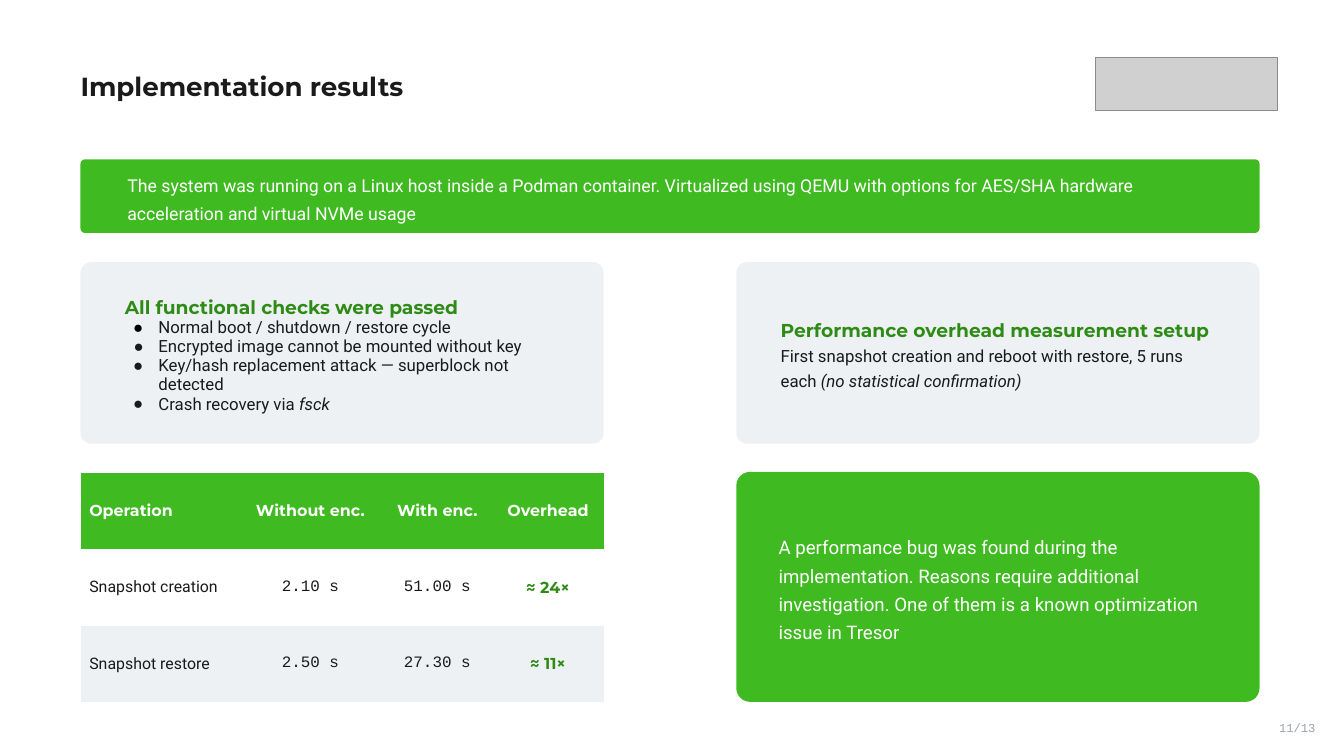
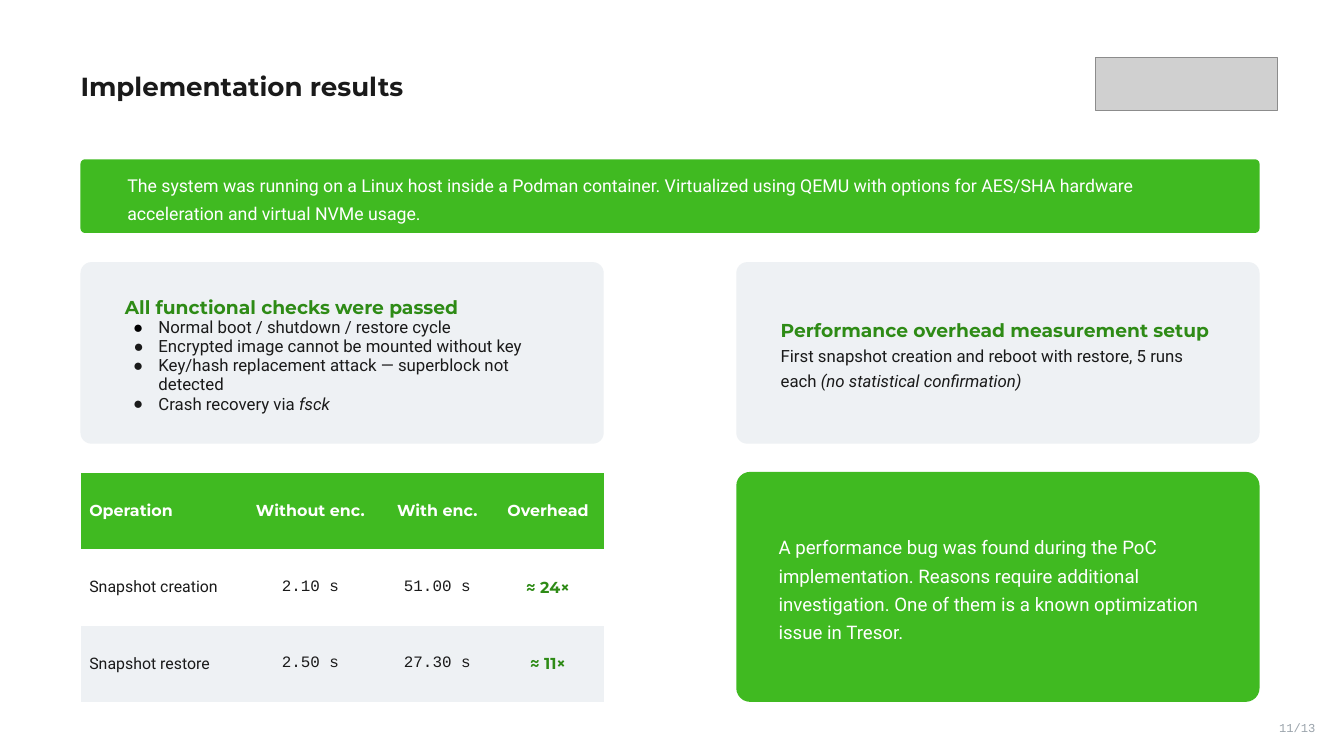
Before and after one commit to VoronM1522/Thesis_draft, a slide deck: slide 11 of presentation/slides_main.pptx. Drawn at 1344x756 pixels with LibreOffice and Linux fonts; fonts in the diff are those of the drawing; grey boxes stand for pictures. Boxes give left, top, right and bottom in pixels: in the first picture for what was removed or moved away, otherwise in the second. Text is boxed around its words. In the diff, an @@ line names an element or a change of style, - is before the commit and + after.

```diff
--- a/presentation/slides_main.pptx
+++ b/presentation/slides_main.pptx
@@ text in rounded rectangle at (x1=127, y1=178, x2=1133, y2=224): text changed @@
-The system was running on a Linux host inside a Podman container. Virtualized using QEMU with options for AES/SHA hardware acceleration and virtual NVMe usage
+The system was running on a Linux host inside a Podman container. Virtualized using QEMU with options for AES/SHA hardware acceleration and virtual NVMe usage.
@@ text in rounded rectangle at (x1=779, y1=540, x2=1198, y2=639): text changed @@
-A performance bug was found during the implementation. Reasons require additional investigation. One of them is a known optimization issue in Tresor
+A performance bug was found during the PoC implementation. Reasons require additional investigation. One of them is a known optimization issue in Tresor.
```
Also in this commit, not shown: 5 other slides changed, 1 other file.
